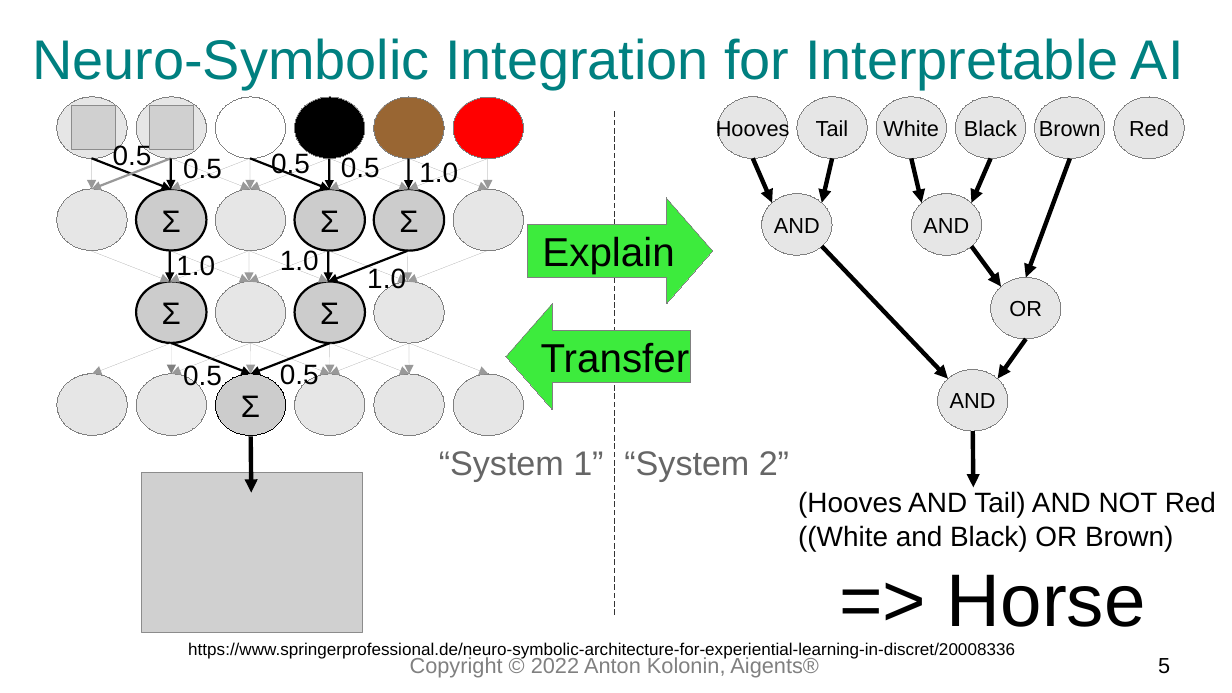
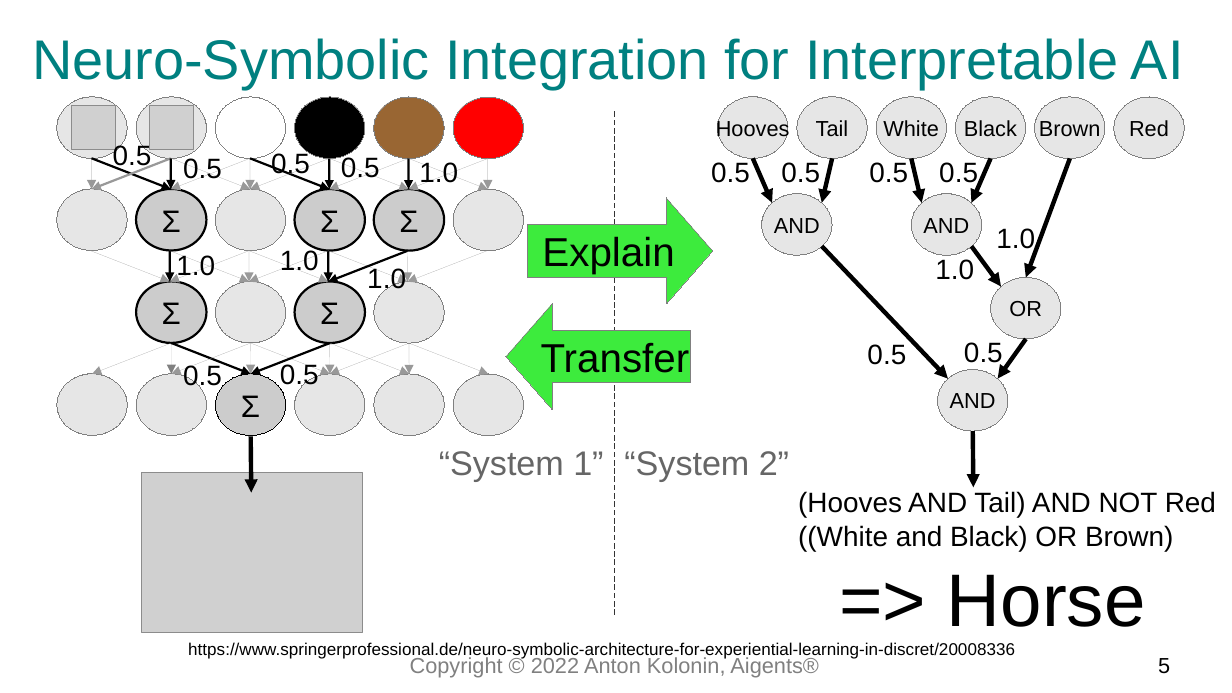
Before and after one commit to aigents/iai, a slide deck: slide 5 of docs/2025/psyche_model_kolonin_en.odp. Drawn at 1232x693 pixels with LibreOffice and Linux fonts; fonts in the diff are those of the drawing; grey boxes stand for pictures. Boxes give left, top, right and bottom in pixels: in the first picture for what was removed or moved away, otherwise in the second. Text is boxed around its words. In the diff, an @@ line names an element or a change of style, - is before the commit and + after.

```diff
--- a/docs/2025/psyche_model_kolonin_en.odp
+++ b/docs/2025/psyche_model_kolonin_en.odp
@@ text added at (711, 162, 750, 183), 18 pt, text #000000 @@
+0.5
@@ text added at (781, 162, 820, 183), 18 pt, text #000000 @@
+0.5
@@ text added at (869, 162, 908, 183), 18 pt, text #000000 @@
+0.5
@@ text added at (939, 162, 978, 187), 18 pt, text #000000 @@
+0.5
@@ text added at (996, 228, 1035, 253), 18 pt, text #000000 @@
+1.0
@@ text added at (935, 259, 974, 280), 18 pt, text #000000 @@
+1.0
@@ text added at (867, 344, 906, 365), 18 pt, text #000000 @@
+0.5
@@ text added at (964, 342, 1003, 367), 18 pt, text #000000 @@
+0.5
```
Also in this commit, not shown: 7 other slides changed, 1 slide added, 1 other file.
